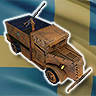
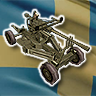
Comparing the layer stacks of the two (96, 96) images. Changes:
hid "PBil m/31" over [5, 3, 91, 92]
added layer "LvAkan m/36 Truck" above "LvAkan m/36 Stationary" over [5, 11, 90, 85]
